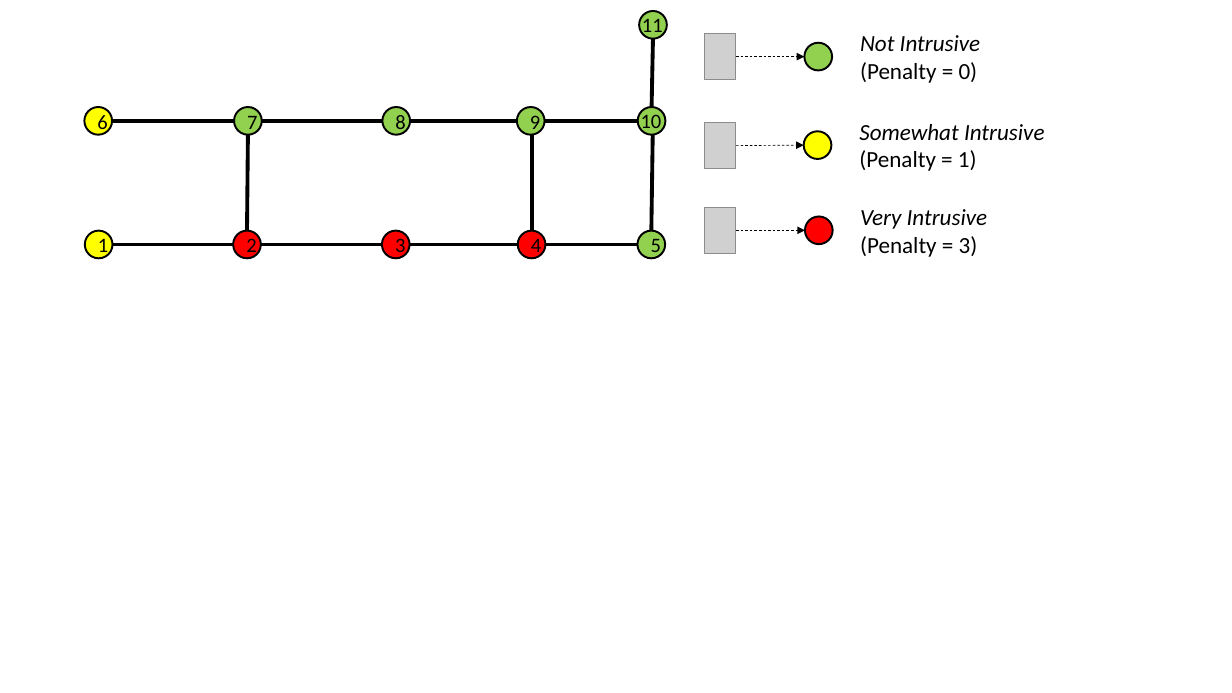
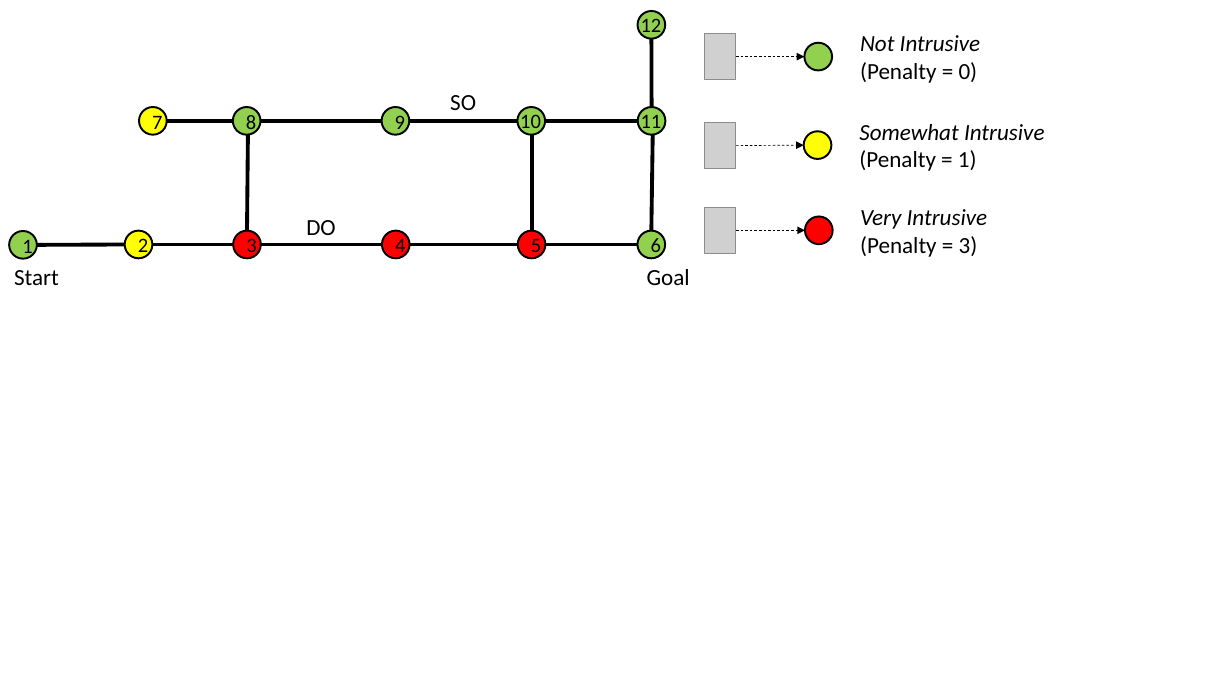
Before and after one commit to cmu-able/explainable-planning, a slide deck: slide 14 of XPlanningEvaluation/data/instruction/instruction.pptx (slide 12 before the commit). Drawn at 1232x693 pixels with LibreOffice and Linux fonts; fonts in the diff are those of the drawing; grey boxes stand for pictures. Boxes give left, top, right and bottom in pixels: in the first picture for what was removed or moved away, otherwise in the second. Text is boxed around its words. In the diff, an @@ line names an element or a change of style, - is before the commit and + after.

```diff
--- a/XPlanningEvaluation/data/instruction/instruction.pptx
+++ b/XPlanningEvaluation/data/instruction/instruction.pptx
@@ text added at [641, 15, 662, 38], 16 pt, text #000000 @@
+12
@@ ellipse "7": place and size @@
-ellipse "7" at [234, 107, 262, 135]
+ellipse "7" at [139, 107, 166, 135]
@@ ellipse "7" at [139, 107, 166, 135]: fill #92D050 to #FFFF00 @@
@@ ellipse "8": place and size @@
-ellipse "8" at [383, 107, 410, 135]
+ellipse "8" at [233, 107, 261, 135]
@@ ellipse "9": place and size @@
-ellipse "9" at [517, 107, 544, 135]
+ellipse "9" at [382, 107, 409, 135]
@@ text added at [450, 95, 476, 110], 18 pt, text #000000 @@
+SO
@@ text "10": place and size @@
-text "10" at [641, 111, 662, 134]
+text "10" at [520, 111, 541, 134]
@@ ellipse added at [518, 107, 545, 135], fill #92D050, outline #000000 1.5 pt @@
@@ text "11": place and size @@
-text "11" at [642, 15, 663, 38]
+text "11" at [641, 111, 662, 134]
@@ line moved from (234, 121) - (112, 121) to (233, 121) - (166, 121) @@
@@ ellipse "1": place and size @@
-ellipse "1" at [85, 231, 113, 259]
+ellipse "1" at [9, 231, 37, 259]
@@ ellipse "1" at [9, 231, 37, 259]: fill #FFFF00 to #92D050 @@
@@ ellipse "2": place and size @@
-ellipse "2" at [233, 231, 261, 259]
+ellipse "2" at [125, 231, 152, 259]
@@ ellipse "2" at [125, 231, 152, 259]: fill #FF0000 to #FFFF00 @@
@@ ellipse "3": place and size @@
-ellipse "3" at [382, 231, 409, 259]
+ellipse "3" at [233, 231, 261, 259]
@@ text added at [306, 220, 335, 235], 18 pt, text #000000 @@
+DO
@@ ellipse "4": place and size @@
-ellipse "4" at [518, 231, 545, 259]
+ellipse "4" at [382, 231, 409, 259]
@@ ellipse "5": place and size @@
-ellipse "5" at [638, 231, 665, 259]
+ellipse "5" at [518, 231, 545, 259]
@@ ellipse "5" at [518, 231, 545, 259]: fill #92D050 to #FF0000 @@
@@ ellipse "6" at [638, 231, 665, 259]: fill #FFFF00 to #92D050 @@
@@ ellipse "6": place and size @@
-ellipse "6" at [84, 107, 112, 135]
+ellipse "6" at [638, 231, 665, 259]
@@ line added from (37, 245) to (125, 245), #000000 3 pt @@
@@ line moved from (113, 245) - (233, 245) to (152, 245) - (233, 245) @@
@@ text added at [647, 269, 690, 285], 18 pt, text #000000 @@
+Goal
@@ text added at [14, 270, 59, 285], 18 pt, text #000000 @@
+Start
```
Also in this commit, not shown: 8 other slides changed, 4 slides added, 5 slides removed.
